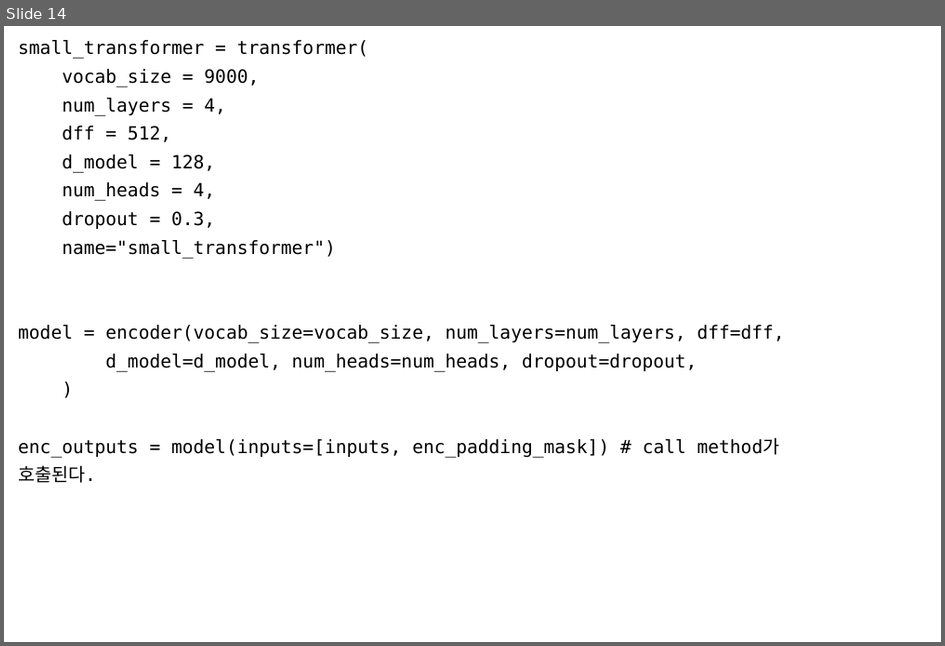
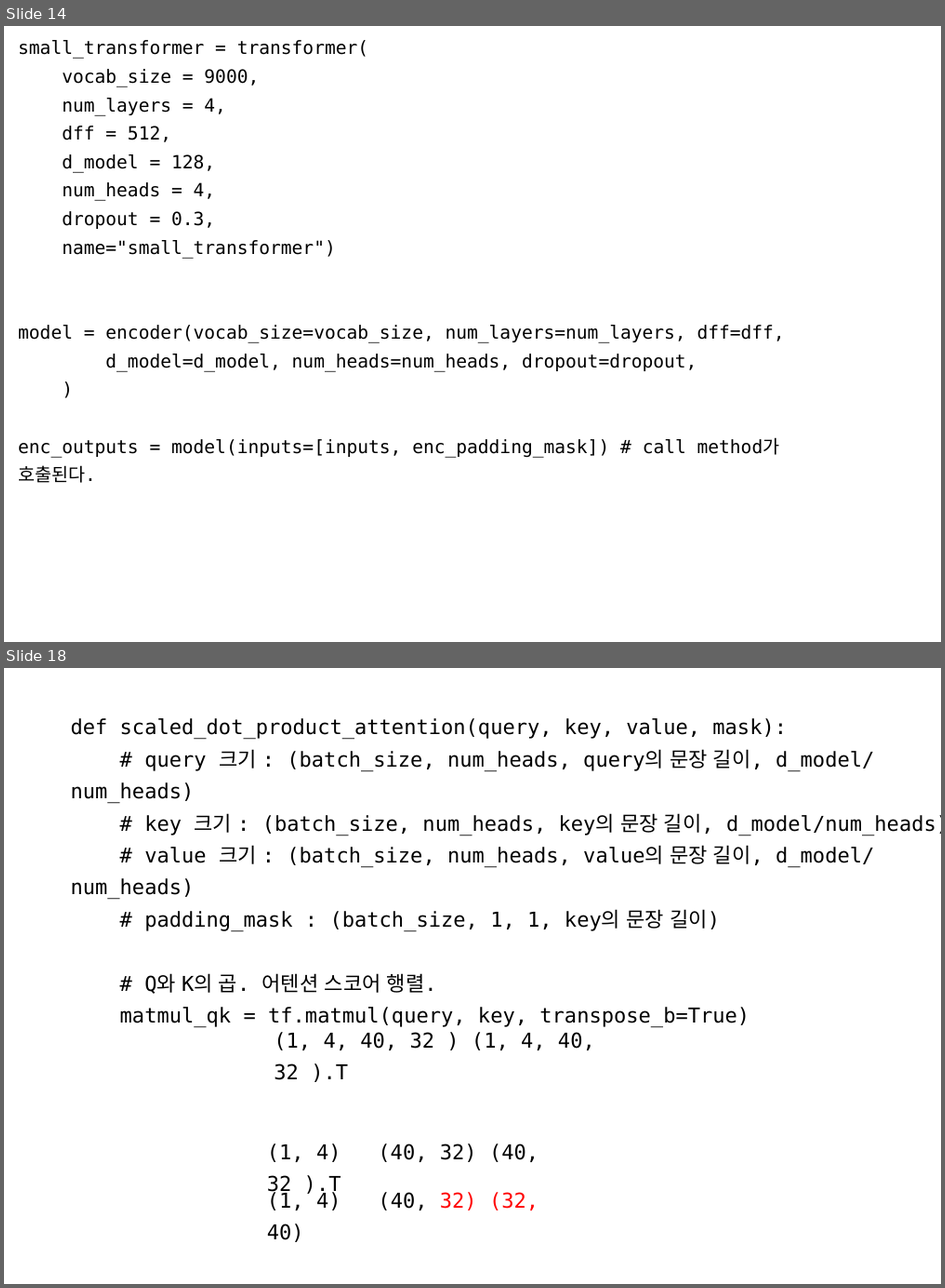
Before and after one commit to imguru-mooc/deep_learning_nlp, a slide deck: 트랜스포머분석_판서.pptx. Shown one above the other, each under a label of ours: slide 14 before the commit, slides 14 and 18 after it; the slides between them are not shown. The pictures are 945x646 and 945x1288 pixels, drawn with LibreOffice and Linux fonts; fonts in the diff are those of the drawing. Boxes give left, top, right and bottom in pixels: in the first picture for what was removed or moved away, otherwise in the second. Text is boxed around its words. In the diff, an @@ line names an element or a change of style, - is before the commit and + after.

```diff
--- a/트랜스포머분석_판서.pptx
+++ b/트랜스포머분석_판서.pptx
@@ slide 18 added at [4, 668, 941, 1284], background #FFFFFF @@
@@ text added at [71, 718, 941, 1028], 18 pt, text #000000 @@
+def scaled_dot_product_attention(query, key, value, mask):
+# query 크기 : (batch_size, num_heads, query의 문장 길이, d_model/num_heads)
+# key 크기 : (batch_size, num_heads, key의 문장 길이, d_model/num_heads)
+# value 크기 : (batch_size, num_heads, value의 문장 길이, d_model/num_heads)
+# padding_mask : (batch_size, 1, 1, key의 문장 길이)
+# Q와 K의 곱. 어텐션 스코어 행렬.
+matmul_qk = tf.matmul(query, key, transpose_b=True)
@@ text added at [274, 1032, 595, 1082], 18 pt, text #000000 @@
+(1, 4, 40, 32 ) (1, 4, 40, 32 ).T
@@ text added at [267, 1143, 539, 1196], 18 pt, text #000000 @@
+(1, 4) (40, 32) (40, 32 ).T
@@ text added at [267, 1191, 539, 1242], 18 pt, text #000000 @@
+(1, 4) (40, 32) (32, 40)
+(1, 4, 40, 40)
```
Also in this commit, not shown: 4 other slides added, 1 other file.
